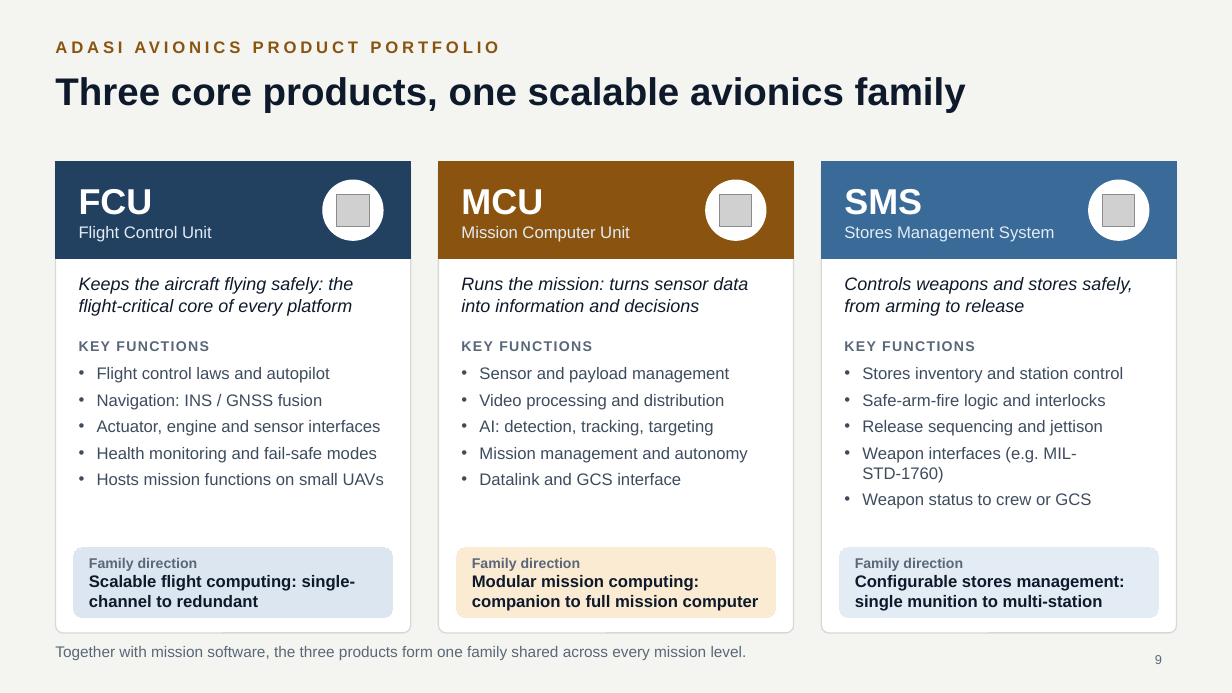
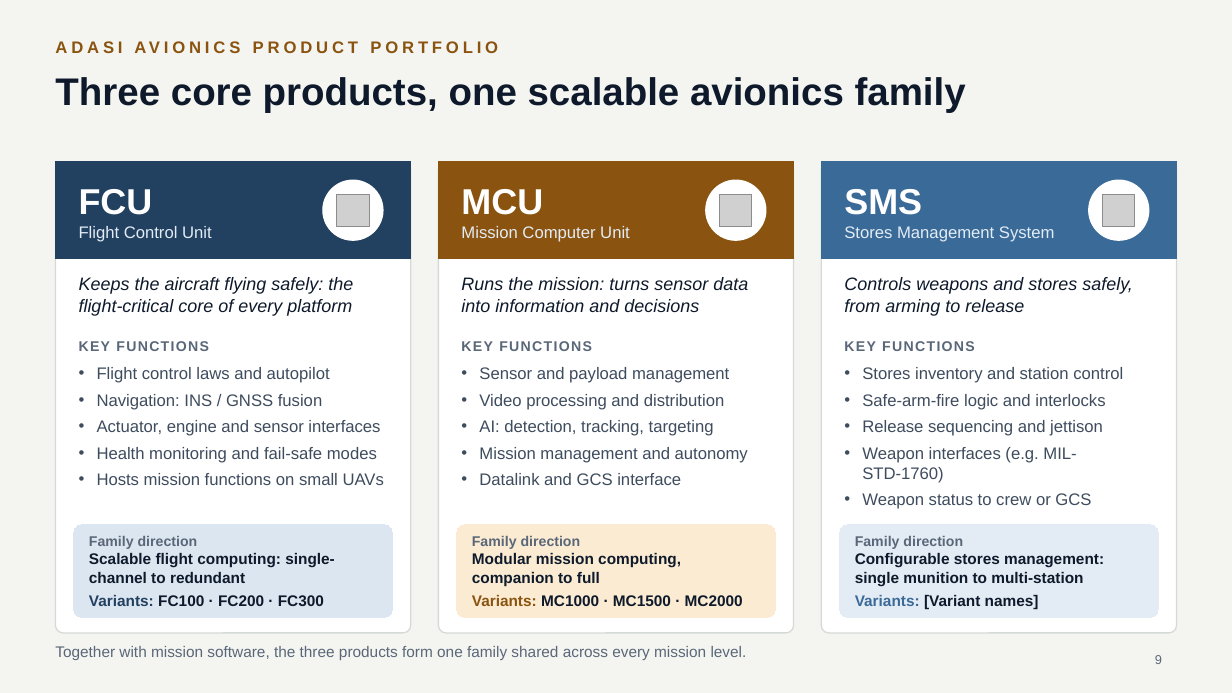
Before and after one commit to mmasabi/AIRepo, a slide deck: slide 9 of Avionics_CoE_Presentation.pptx. Drawn at 1232x693 pixels with LibreOffice and Linux fonts; fonts in the diff are those of the drawing; grey boxes stand for pictures. Boxes give left, top, right and bottom in pixels: in the first picture for what was removed or moved away, otherwise in the second. Text is boxed around its words. In the diff, an @@ line names an element or a change of style, - is before the commit and + after.

```diff
--- a/Avionics_CoE_Presentation.pptx
+++ b/Avionics_CoE_Presentation.pptx
@@ rounded rectangle "Family direction": place and size @@
-rounded rectangle "Family direction" at [74,548,392,617]
+rounded rectangle "Family direction" at [74,525,392,617]
@@ proportions changed in 3 elements at [840,525,1158,617], [74,525,392,617], [457,525,775,617] @@
@@ rounded rectangle "Family direction": place and size @@
-rounded rectangle "Family direction" at [457,548,775,617]
+rounded rectangle "Family direction" at [457,525,775,617]
@@ rounded rectangle "Family direction": place and size @@
-rounded rectangle "Family direction" at [840,548,1158,617]
+rounded rectangle "Family direction" at [840,525,1158,617]
@@ text in rounded rectangle at [89,553,335,583]: size 13 to 12 pt in "Scalable flight computing: single-channel to redundant"; more space between paragraphs @@
@@ text in rounded rectangle at [472,553,743,606]: text changed; size 13 to 12 pt @@
-Modular mission computing: companion to full mission computer
+Modular mission computing, companion to full
+Variants: MC1000 · MC1500 · MC2000
@@ text in rounded rectangle at [855,553,1104,586]: size 13 to 12 pt in "Configurable stores management: single munition to multi-sta ..."; more space between paragraphs @@
@@ text in rounded rectangle at [89,595,324,606]: paragraph added @@
+Variants: FC100 · FC200 · FC300
@@ text in rounded rectangle at [855,595,1039,610]: paragraph added @@
+Variants: [Variant names]
```
Also in this commit, not shown: 2 other slides changed.
